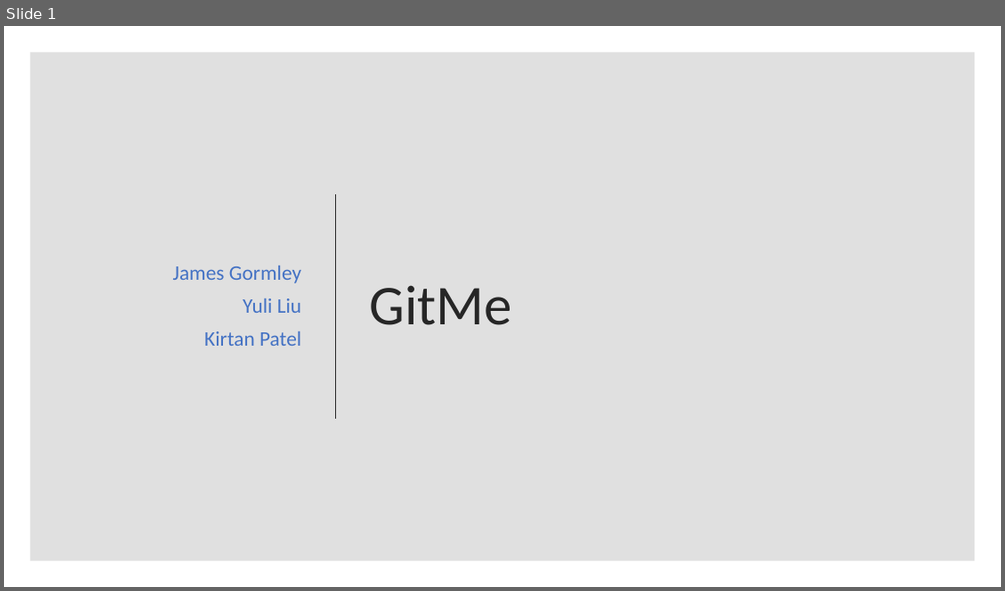
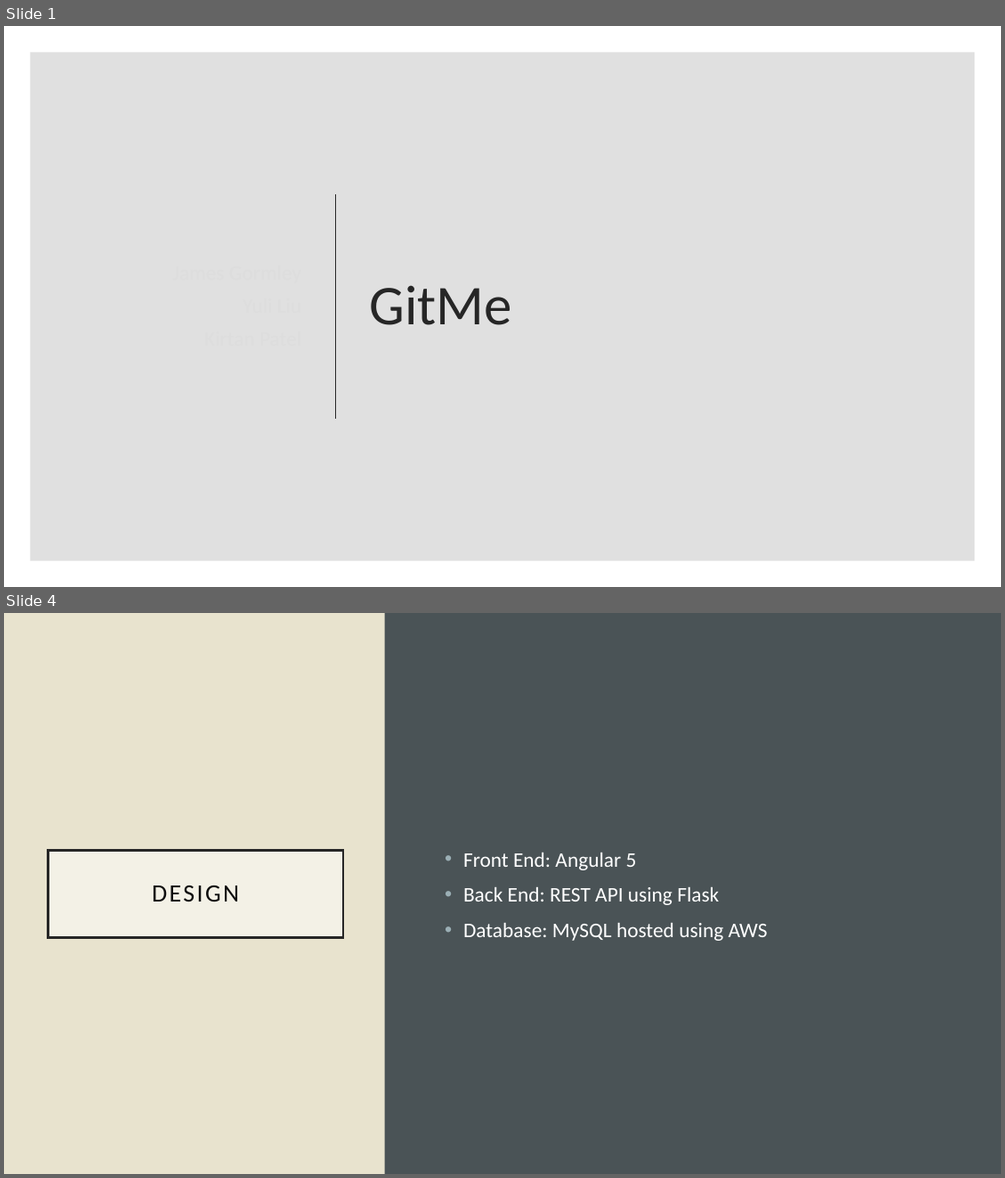
Before and after one commit to Yuliy97/GitMe, a slide deck: Gitme.pptx. Shown one above the other, each under a label of ours: slide 1 before the commit, slides 1 and 4 after it; the slides between them are not shown. The pictures are 1005x591 and 1005x1178 pixels, drawn with LibreOffice and Linux fonts; fonts in the diff are those of the drawing. Boxes give left, top, right and bottom in pixels: in the first picture for what was removed or moved away, otherwise in the second. Text is boxed around its words. In the diff, an @@ line names an element or a change of style, - is before the commit and + after.

```diff
--- a/Gitme.pptx
+++ b/Gitme.pptx
@@ slide 4 added at <box>4,613,1001,1174</box>, background #E8E3CE @@
@@ rectangle added at <box>385,613,1001,1174</box>, fill #4A5356 @@
@@ title added at <box>48,850,343,938</box>, fill #FFFFFF at 50% opacity, outline #262626 2.5 pt, 24 pt, text #0D0D0D @@
+DESIGN
@@ text added at <box>463,852,768,941</box>, 20 pt, text #FFFFFF @@
+• Front End: Angular 5
+• Back End: REST API using Flask
+• Database: MySQL hosted using AWS
@@ slide 1 changed as well @@
@@ subtitle removed at <box>173,265,301,346</box> @@
-James Gormley
-Yuli Liu
-Kirtan Patel
```
Also in this commit, not shown: 9 other slides added, 7 slides removed.
